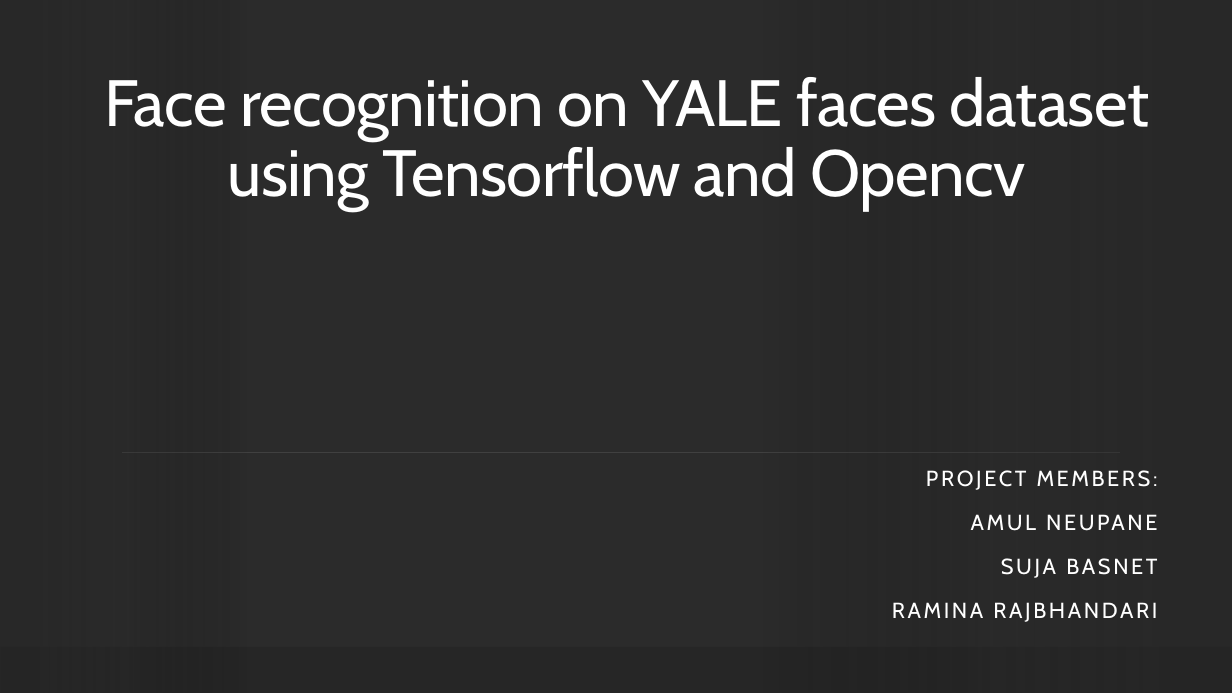
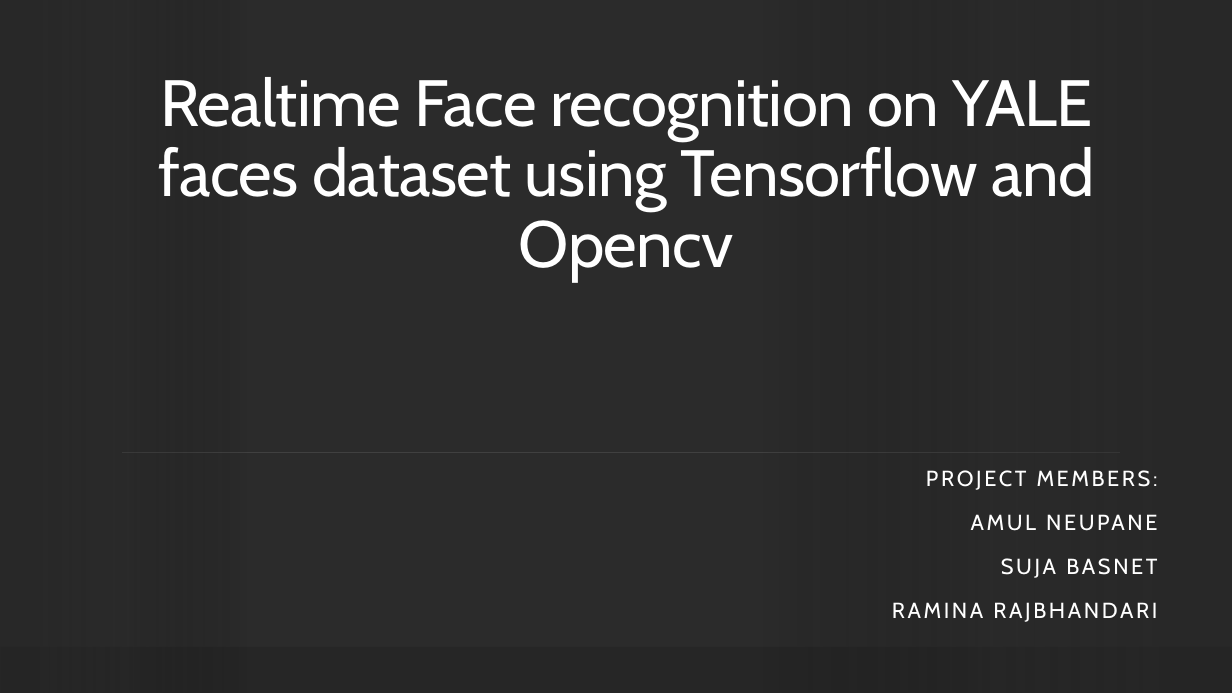
Before and after one commit to AmulNeupane/Face-Recognition-using-YALE-dataset, a slide deck: slide 1 of Face recognition on YALE faces dataset using Tensorflow.pptx. Drawn at 1232x693 pixels with LibreOffice and Linux fonts; fonts in the diff are those of the drawing; background and template pictures are left out; a plain dark background stands for a picture behind light text. Boxes give left, top, right and bottom in pixels: in the first picture for what was removed or moved away, otherwise in the second. Text is boxed around its words. In the diff, an @@ line names an element or a change of style, - is before the commit and + after.

```diff
--- a/Face recognition on YALE faces dataset using Tensorflow.pptx
+++ b/Face recognition on YALE faces dataset using Tensorflow.pptx
@@ title at <box>159,77,1094,282</box>: text changed @@
-Face recognition on YALE faces dataset using Tensorflow and Opencv
+Realtime Face recognition on YALE faces dataset using Tensorflow and Opencv
```
Also in this commit, not shown: 2 other slides changed, 2 slides added.
